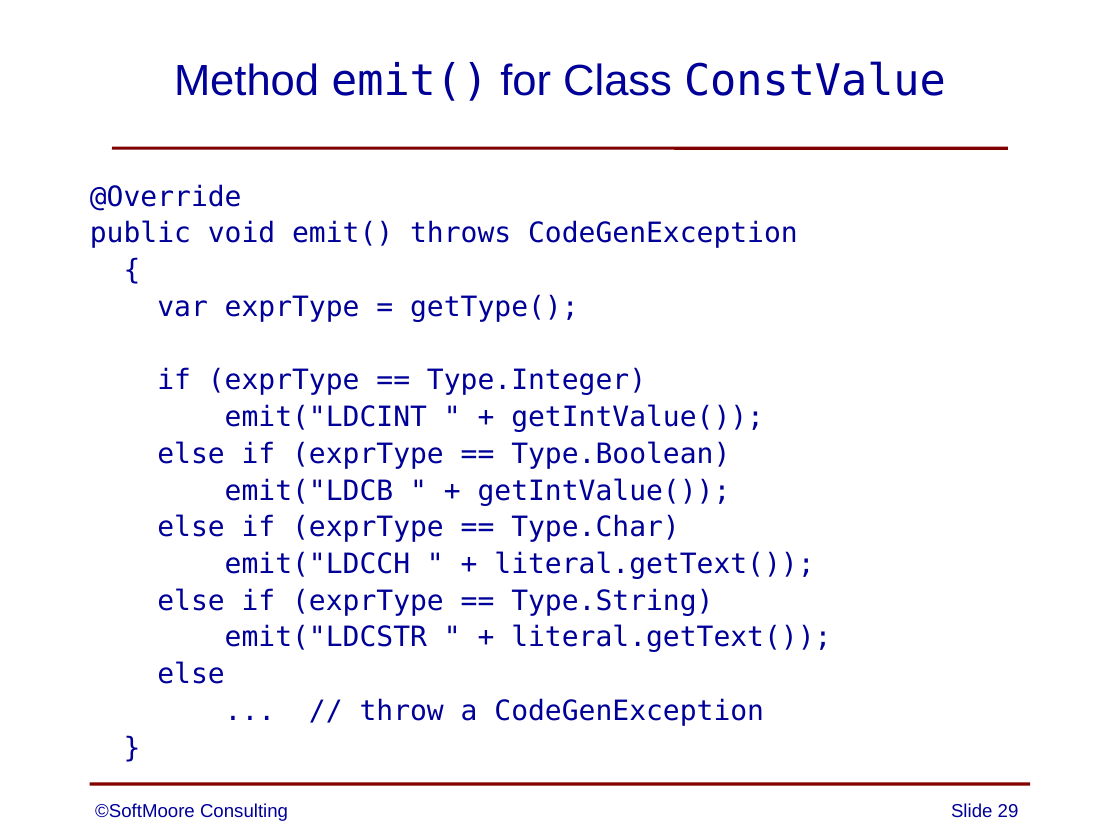
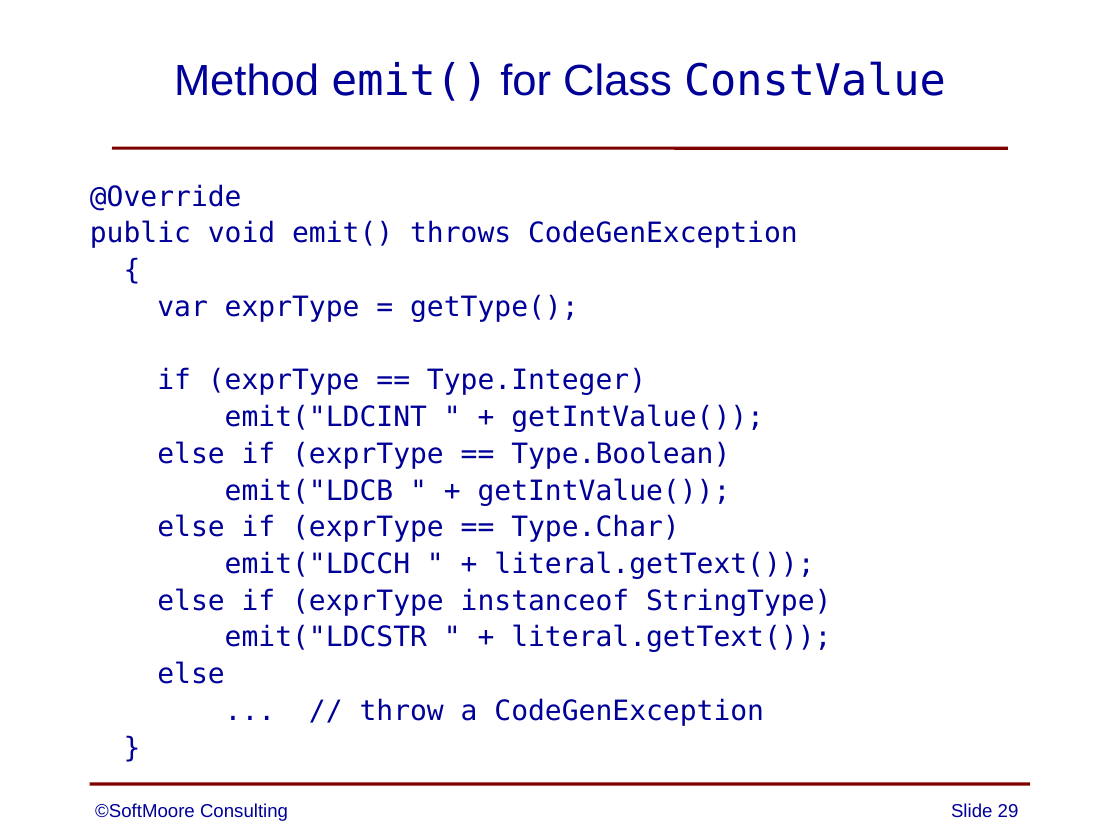
Before and after one commit to SoftMoore/CPRL-Java-3rd, a slide deck: slide 29 of PowerPoints/11 - Code Generation.pptx. Drawn at 1120x840 pixels with LibreOffice and Linux fonts; fonts in the diff are those of the drawing. Boxes give left, top, right and bottom in pixels: in the first picture for what was removed or moved away, otherwise in the second. Text is boxed around its words. In the diff, an @@ line names an element or a change of style, - is before the commit and + after.

```diff
--- a/PowerPoints/11 - Code Generation.pptx
+++ b/PowerPoints/11 - Code Generation.pptx
@@ text at <box>157,588,831,616</box>: text changed @@
-  else if (exprType == Type.String)
+  else if (exprType instanceof StringType)
```
Also in this commit, not shown: 1 other slide changed.
